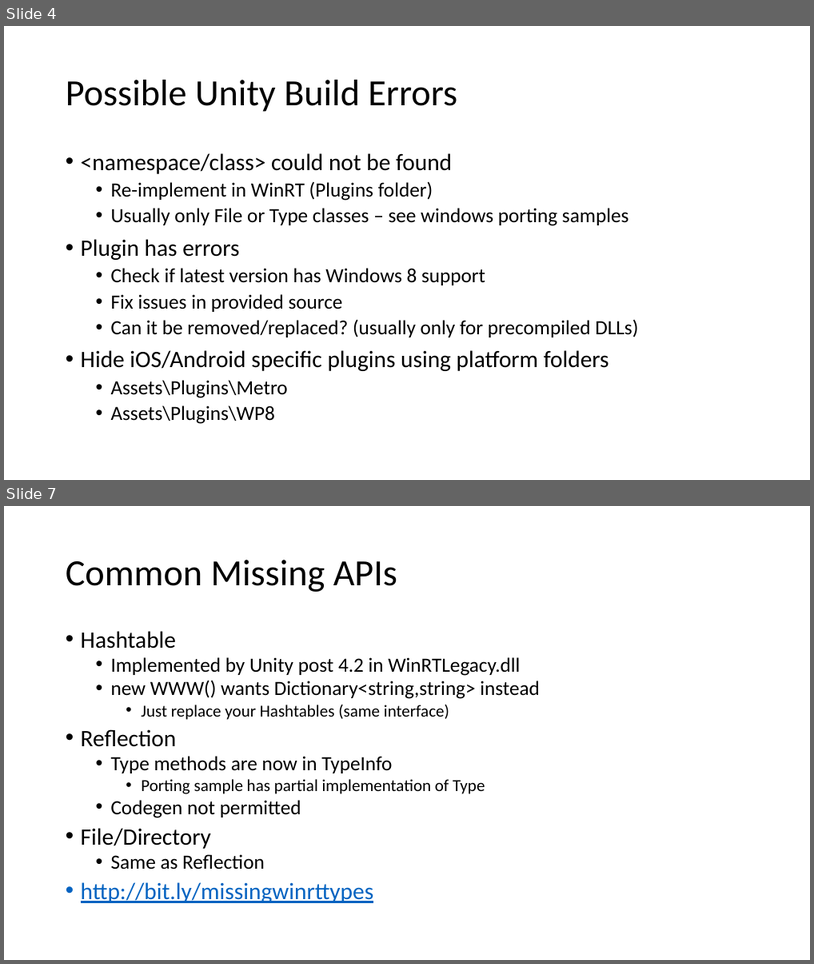
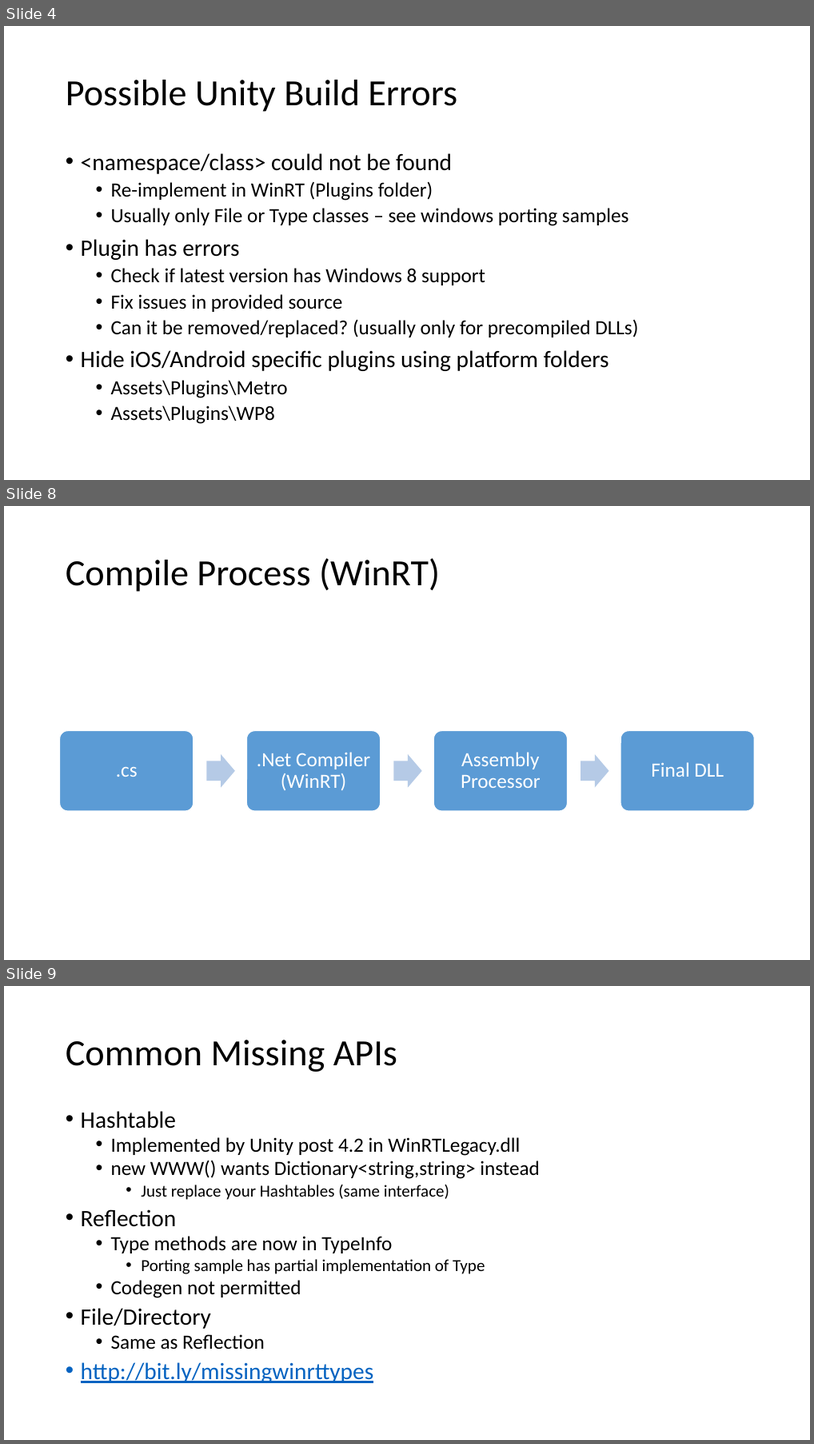
Before and after one commit to quandtm/UnityWin8Porting, a slide deck: PortingUnity_Win8.pptx. Shown one above the other, each under a label of ours: slides 4 and 7 before the commit, slides 4, 8 and 9 after it; the slides between them are not shown. The pictures are 814x964 and 814x1444 pixels, drawn with LibreOffice and Linux fonts; fonts in the diff are those of the drawing. Boxes give left, top, right and bottom in pixels: in the first picture for what was removed or moved away, otherwise in the second. Text is boxed around its words. In the diff, an @@ line names an element or a change of style, - is before the commit and + after.

```diff
--- a/PortingUnity_Win8.pptx
+++ b/PortingUnity_Win8.pptx
@@ slide 8 added at [4, 506, 810, 960], background #FFFFFF @@
@@ title added at [66, 558, 440, 592], 44 pt, text #000000 @@
+Compile Process (WinRT)
@@ group added at [60, 731, 754, 811]: 4 rounded rectangles, 4 texts, 3 right arrows @@
+.cs
+.Net Compiler (WinRT)
+Assembly Processor
+Final DLL
@@ what was slide 7 is now slide 9 @@
```
Also in this commit, not shown: 6 slides changed, 1 other slide added.
